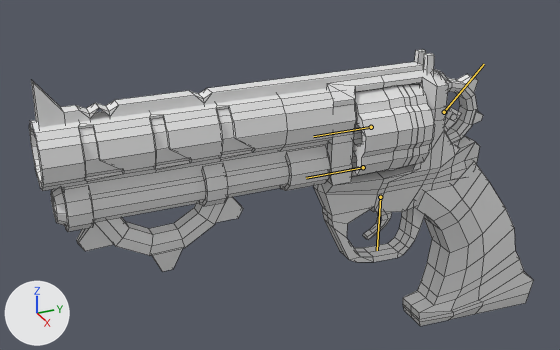
Before and after pictures for a commit that changed the FBX model Assets/Models/Weapons/Revolver_good/Revolver_rigged.fbx.
Before and after are seen from a 50 mm camera at (0.875, -0.533, 0.334) aimed at (-0.02, -0.13, -0.114). The lights are fixed; the arrows at lower left show +X, +Y and +Z. Both versions are drawn at frame 44 of the action 'Revolver_rig|Revolver_fire_ult_withReload'; the numbers are the values there. The bones that bend it are drawn over the model as lines. Mesh edges are drawn as thin lines.

Objects in the first picture: 'Revolver_rigged'.
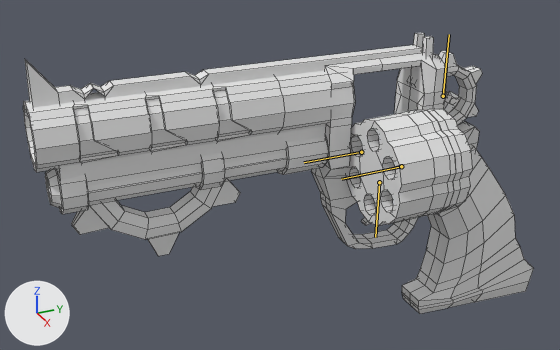
Changed parts and their boxes (x1, y1, x2, y2) in the pictures (560 x 350 px):
'Revolver_rigged', posed: before (29, 49, 534, 326); after (23, 33, 534, 314)
bone 'Revolver_root', root to tip: before (363, 167) to (306, 178); after (361, 152) to (304, 162)
bone 'Revolver_drum_bone', root to tip: before (371, 127) to (313, 136); after (401, 166) to (341, 179)
bone 'Revolver_star_bone', root to tip: before (444, 112) to (484, 64); after (443, 96) to (449, 34)

The edits, one by one:
Bone 'Revolver_root' (bone_revolver_root) moves from (0.0, -0.0681, -0.0493) to (0.0, -0.0644, -0.0246).
Bone 'Revolver_drum_bone' (bone_revolver_drum_bone) moves from (0.0, 0.0, 0.0) to (-0.087, -0.001, -0.0497).
Bone 'Revolver_drum_bone' (bone_revolver_drum_bone) turns from (0, 44, 0) to (-1, -60, 2) degrees about its own x, y and z.
Bone 'Revolver_star_bone' (bone_revolver_star_bone) turns from (-44, 0, 0) to (0, 0, 0) degrees about its own x, y and z.
